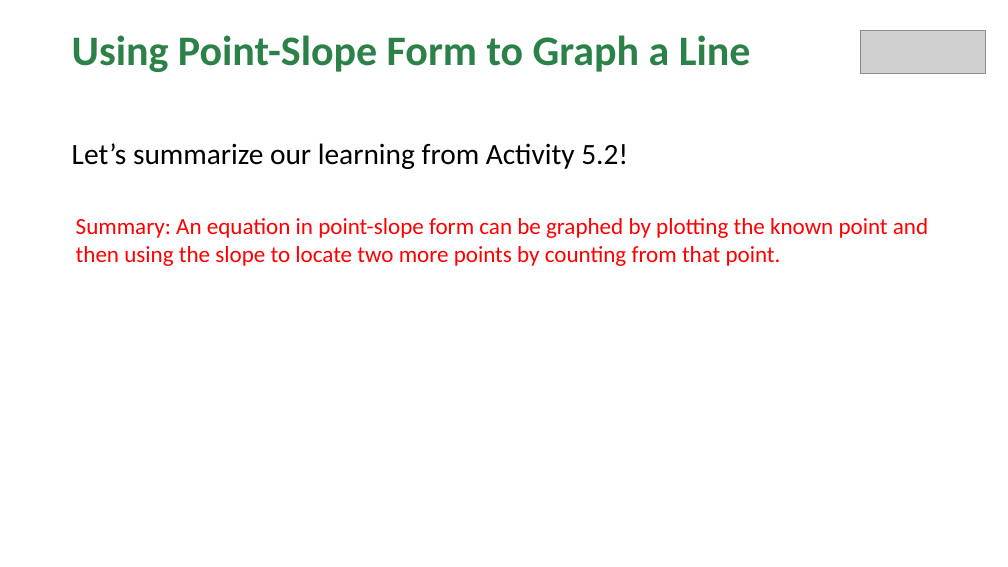
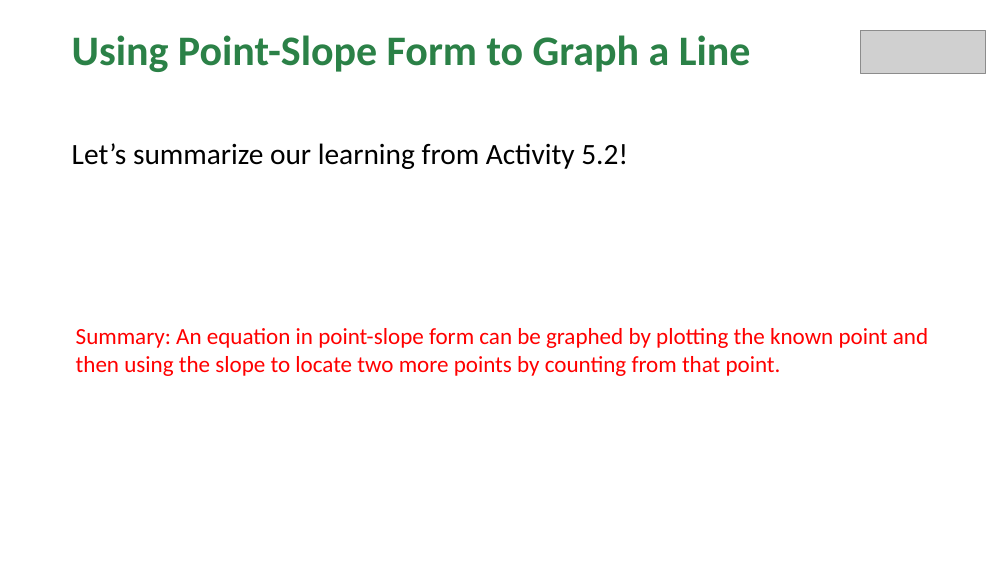
Before and after one commit to Apolloat2022/Algebra1M2U1L4, a slide deck: slide 30 of lesson5/BLMathematics_AlgI_M2_T1_L5_LessonSlides_ENG_with_answers.pptx. Drawn at 1008x567 pixels with LibreOffice and Linux fonts; fonts in the diff are those of the drawing; grey boxes stand for pictures; background and template pictures are left out. Boxes give left, top, right and bottom in pixels: in the first picture for what was removed or moved away, otherwise in the second. Text is boxed around its words. In the diff, an @@ line names an element or a change of style, - is before the commit and + after.

```diff
--- a/lesson5/BLMathematics_AlgI_M2_T1_L5_LessonSlides_ENG_with_answers.pptx
+++ b/lesson5/BLMathematics_AlgI_M2_T1_L5_LessonSlides_ENG_with_answers.pptx
@@ text "Summary: An equation in point-slope ...": place and size @@
-text "Summary: An equation in point-slope ..." at [76, 218, 928, 266]
+text "Summary: An equation in point-slope ..." at [76, 328, 928, 376]
```
Also in this commit, not shown: 9 other slides changed, 1 other file.
